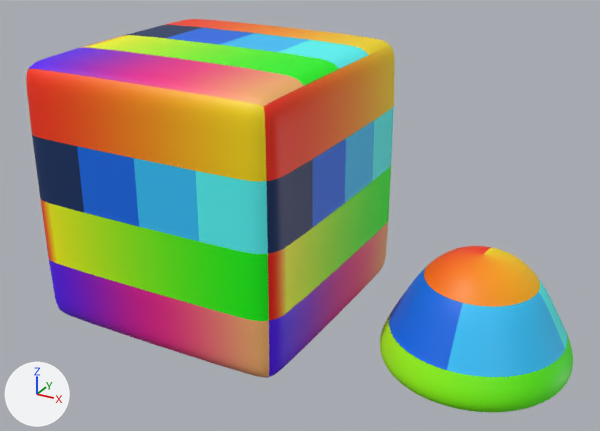
The Blender file Assets/Content/Fx/Slime/Slime_Blender.blend, before and after one commit.
The view is the same before and after, from a 50 mm camera at (16.45, -24.06, 16.19) aimed at (3.54, -0.59, 4.45). The axes (+X, +Y, +Z) are drawn at lower left. The lights are the same throughout. The picture after the commit comes second.

In view in the first picture: 'SlimeCube', 'SlimeEnemy'.
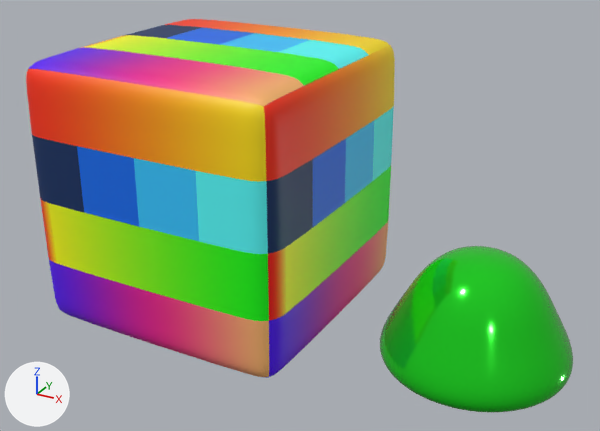
What differs and where, as boxes (x1, y1, x2, y2) in the pictures (600 x 431 px):
'SlimeEnemy', recoloured (darker)
    both: (380, 246, 573, 412)

Edits to the bpy script that builds the scene:
```text
Add mat_slime_enemy:
    mat_slime_enemy = principled_material('Slime_Enemy')
    mat_slime_enemy.base_color = (0.0141, 0.8, 0.0172)  # green #20e723
    mat_slime_enemy.metallic = 0.556
    mat_slime_enemy.roughness = 0.118
Change me_cylinder:
    where me_cylinder.from_pydata(...)  # 5090 vertices, 5184 faces; spans x -3.21..3.21, y -3.21..3.21, z 0.0..4.22
    remove me_cylinder.materials.append(mat_slime_cube)  # picture img_fx_111_tga
    add me_cylinder.materials.append(mat_slime_enemy)  # green #20e723
```
